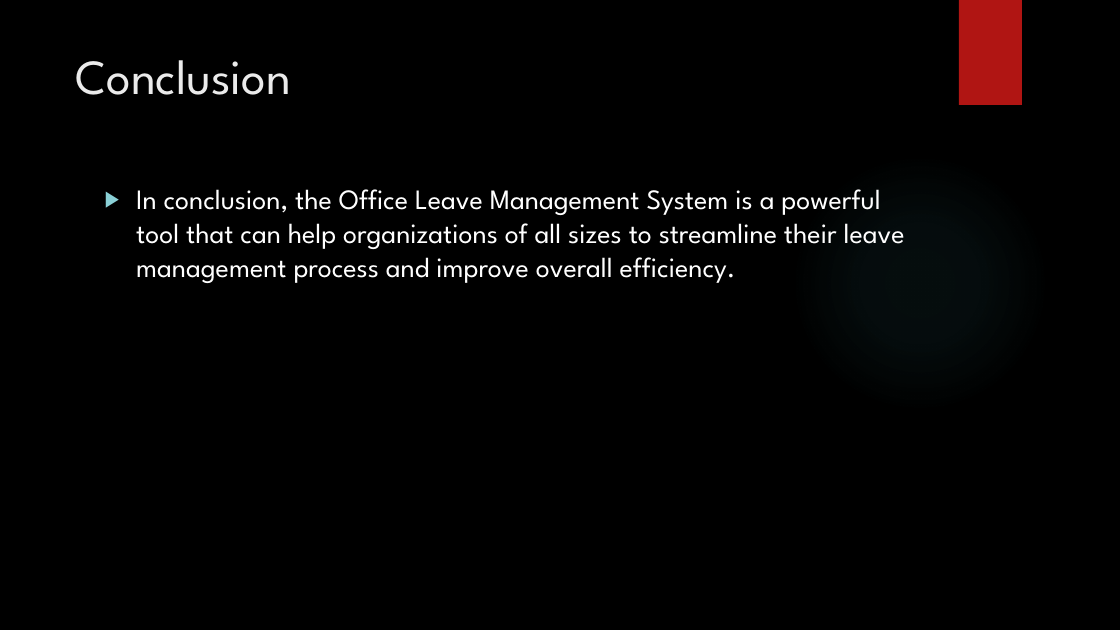
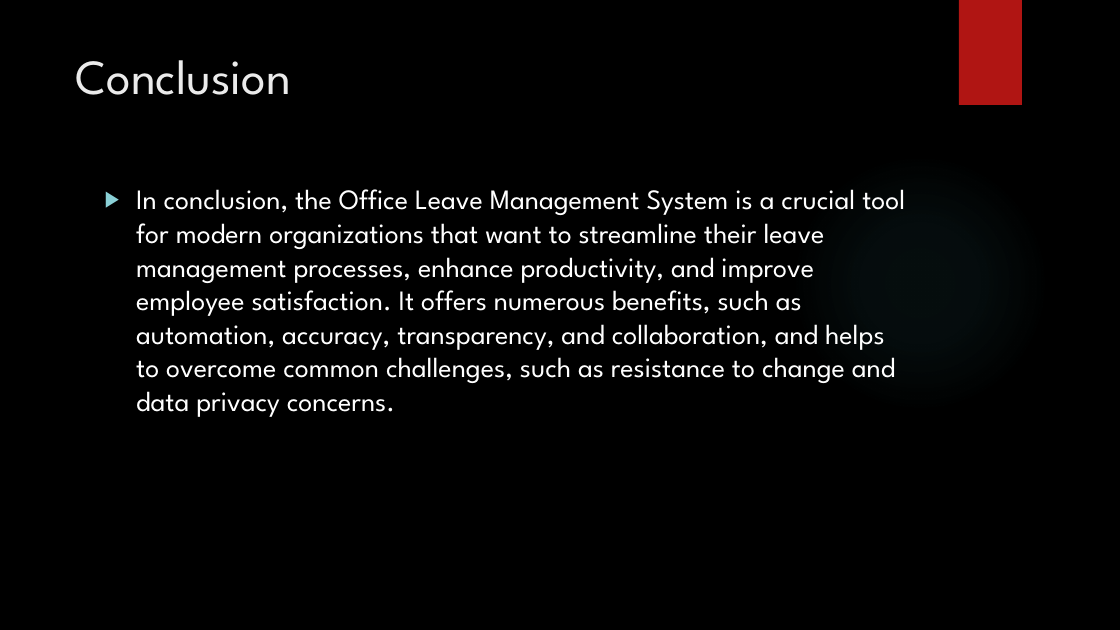
Before and after one commit to bharath210/HDFC_MidTermProject, a slide deck: slide 16 of Office Leave Management System.pptx (slide 12 before the commit). Drawn at 1120x630 pixels with LibreOffice and Linux fonts; fonts in the diff are those of the drawing; background and template pictures are left out. Boxes give left, top, right and bottom in pixels: in the first picture for what was removed or moved away, otherwise in the second. Text is boxed around its words. In the diff, an @@ line names an element or a change of style, - is before the commit and + after.

```diff
--- a/Office Leave Management System.pptx
+++ b/Office Leave Management System.pptx
@@ text at [136,189,905,417]: text changed @@
-▶ In conclusion, the Office Leave Management System is a powerful tool that can help organizations of all sizes to streamline their leave management process and improve overall efficiency.
+▶ In conclusion, the Office Leave Management System is a crucial tool for modern organizations that want to streamline their leave management processes, enhance productivity, and improve employee satisfaction. It offers numerous benefits, such as automation, accuracy, transparency, and collaboration, and helps to overcome common challenges, such as resistance to change and data privacy concerns.
```
Also in this commit, not shown: 3 other slides changed, 5 slides added.
